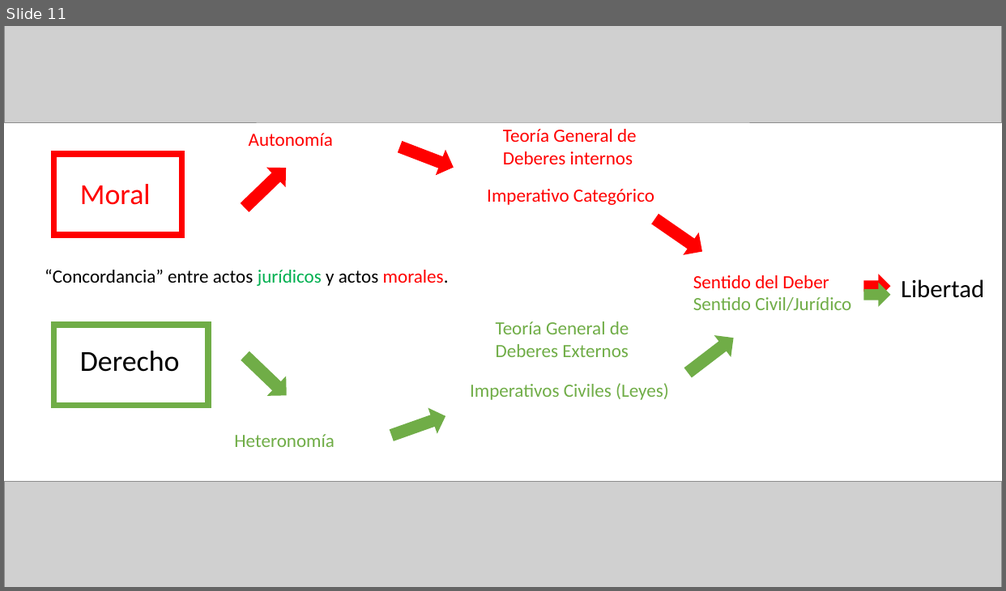
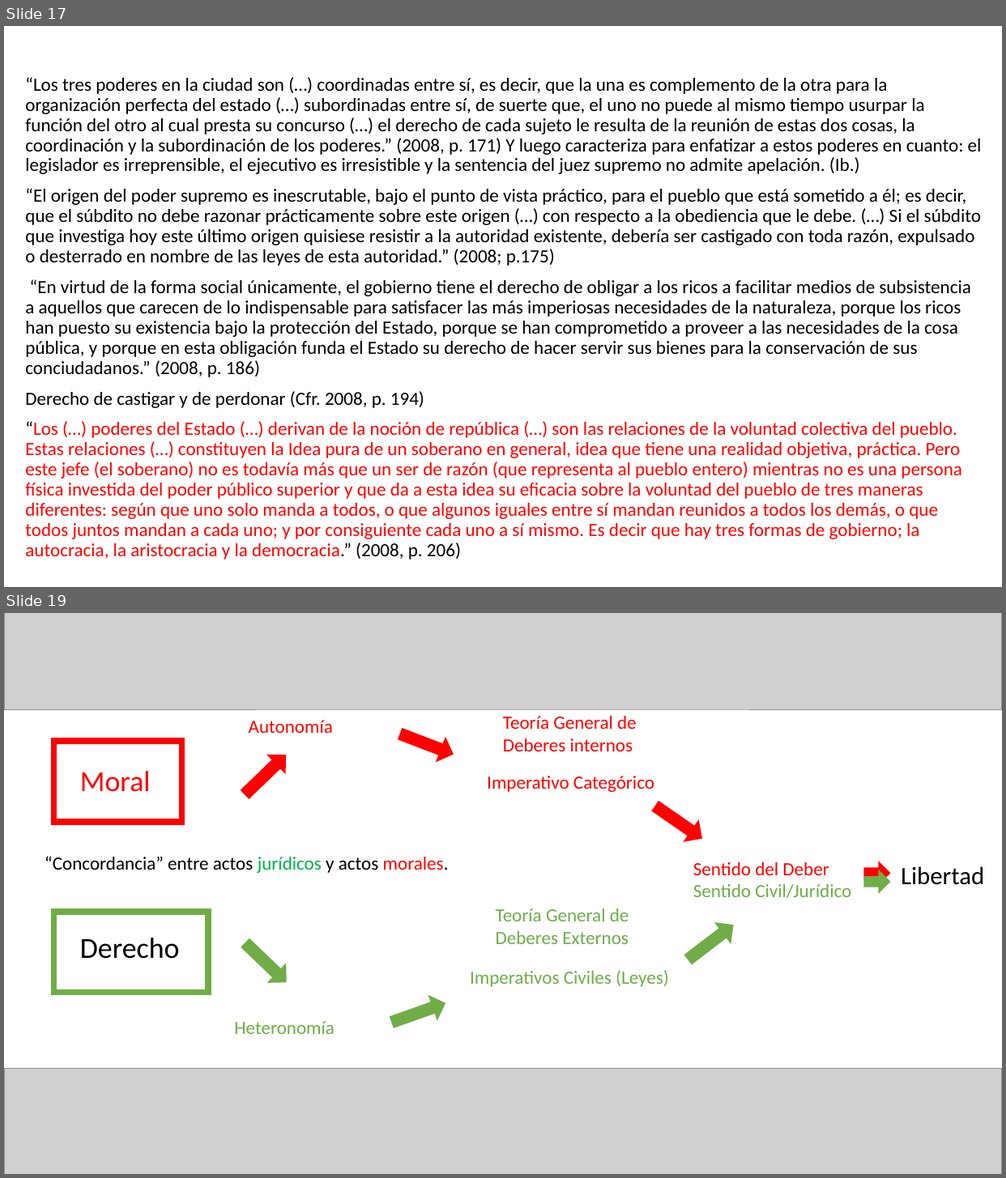
Before and after one commit to zaboltar/zaboltar.github.io, a slide deck: assets uarm/2024 1/moderna/Kant - Doctrina del Derecho.pptx. Shown one above the other, each under a label of ours: slide 11 before the commit, slides 17 and 19 after it; the slides between them are not shown. The pictures are 1006x591 and 1006x1178 pixels, drawn with LibreOffice and Linux fonts; fonts in the diff are those of the drawing; grey boxes stand for pictures. Boxes give left, top, right and bottom in pixels: in the first picture for what was removed or moved away, otherwise in the second. Text is boxed around its words. In the diff, an @@ line names an element or a change of style, - is before the commit and + after.

Commit message:
kant doc derecho

```diff
--- a/assets uarm/2024 1/moderna/Kant - Doctrina del Derecho.pptx
+++ b/assets uarm/2024 1/moderna/Kant - Doctrina del Derecho.pptx
@@ slide 17 added at [4, 26, 1002, 587], background #FFFFFF @@
@@ text added at [25, 77, 982, 560], 18 pt, text #000000 @@
+“Los tres poderes en la ciudad son (…) coordinadas entre sí, es decir, que la una es complemento de la otra para la organización perfecta del estado (…) subordinadas entre sí, de suerte que, el uno no puede al mismo tiempo usurpar la función del otro al cual presta su concurso (…) el derecho de cada sujeto le resulta de la reunión de estas dos cosas, la coordinación y la subordinación de los poderes.” (2008, p. 171) Y luego caracteriza para enfatizar a estos poderes en cuanto: el legislador es irreprensible, el ejecutivo es irresistible y la sentencia del juez supremo no admite apelación. (Ib.)
+“El origen del poder supremo es inescrutable, bajo el punto de vista práctico, para el pueblo que está sometido a él; es decir, que el súbdito no debe razonar prácticamente sobre este origen (…) con respecto a la obediencia que le debe. (…) Si el súbdito que investiga hoy este último origen quisiese resistir a la autoridad existente, debería ser castigado con toda razón, expulsado o desterrado en nombre de las leyes de esta autoridad.” (2008; p.175)
+“En virtud de la forma social únicamente, el gobierno tiene el derecho de obligar a los ricos a facilitar medios de subsistencia a aquellos que carecen de lo indispensable para satisfacer las más imperiosas necesidades de la naturaleza, porque los ricos han puesto su existencia bajo la protección del Estado, porque se han comprometido a proveer a las necesidades de la cosa pública, y porque en esta obligación funda el Estado su derecho de hacer servir sus bienes para la conservación de sus conciudadanos.” (2008, p. 186)
+Derecho de castigar y de perdonar (Cfr. 2008, p. 194)
+“Los (…) poderes del Estado (…) derivan de la noción de república (…) son las relaciones de la voluntad colectiva del pueblo. Estas relaciones (…) constituyen la Idea pura de un soberano en general, idea que tiene una realidad objetiva, práctica. Pero este jefe (el soberano) no es todavía más que un ser de razón (que representa al pueblo entero) mientras no es una persona física investida del poder público superior y que da a esta idea su eficacia sobre la voluntad del pueblo de tres maneras diferentes: según que uno solo manda a todos, o que algunos iguales entre sí mandan reunidos a todos los demás, o que todos juntos mandan a cada uno; y por consiguiente cada uno a sí mismo. Es decir que hay tres formas de gobierno; la autocracia, la aristocracia y la democracia.” (2008, p. 206)
@@ what was slide 11 is now slide 19 @@
```
Also in this commit, not shown: 1 slide changed, 7 other slides added, 6 other files.
